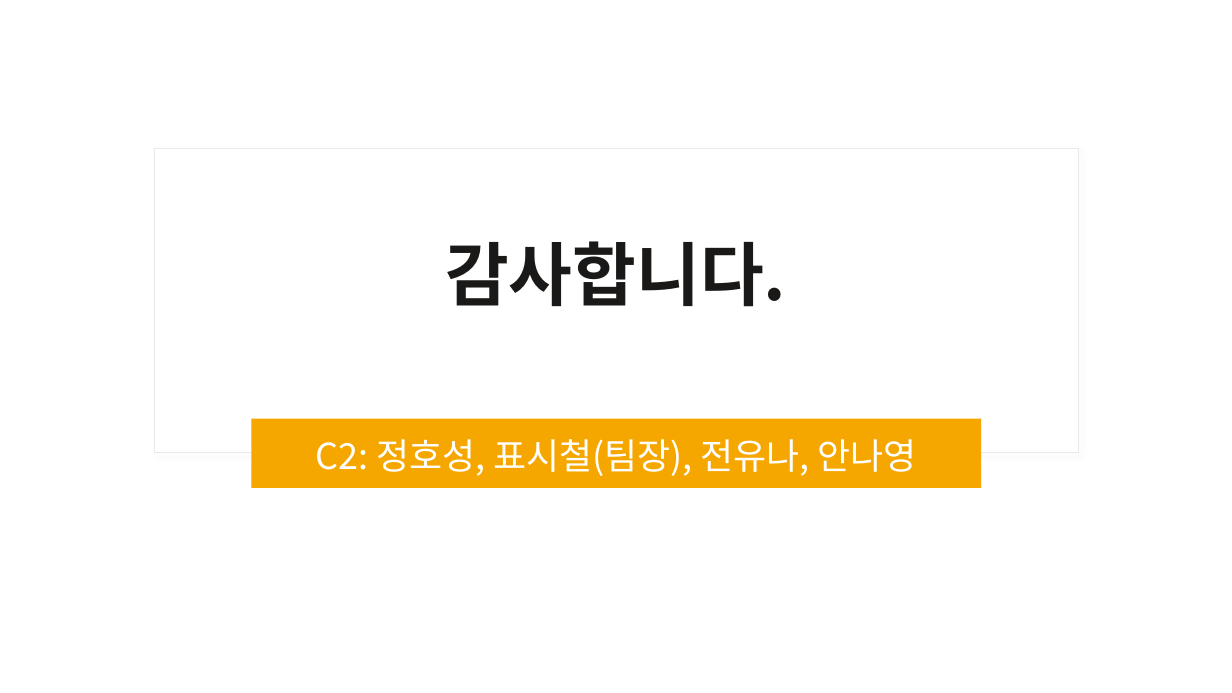
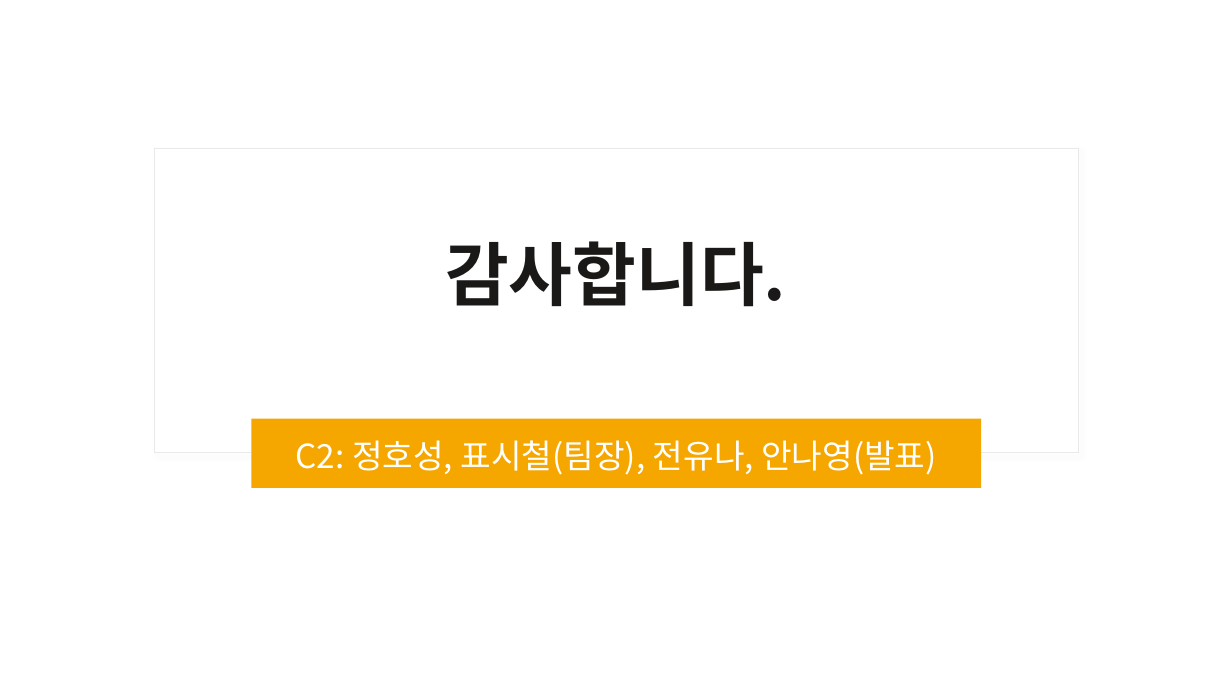
Before and after one commit to Sicheol-Pyo/ai-data-bootcamp, a slide deck: slide 12 of D013/D013_문제 1_발표자료(C2).pptx. Drawn at 1232x693 pixels with LibreOffice and Linux fonts; fonts in the diff are those of the drawing. Boxes give left, top, right and bottom in pixels: in the first picture for what was removed or moved away, otherwise in the second. Text is boxed around its words. In the diff, an @@ line names an element or a change of style, - is before the commit and + after.

Commit message:
발표 자료 수정본 rV0.3

```diff
--- a/D013/D013_문제 1_발표자료(C2).pptx
+++ b/D013/D013_문제 1_발표자료(C2).pptx
@@ subtitle at (296, 440, 936, 475): text changed; size 28 to 25.9 pt @@
-C2: 정호성, 표시철(팀장), 전유나, 안나영
+C2: 정호성, 표시철(팀장), 전유나, 안나영(발표)
```
Also in this commit, not shown: 5 other slides changed.
